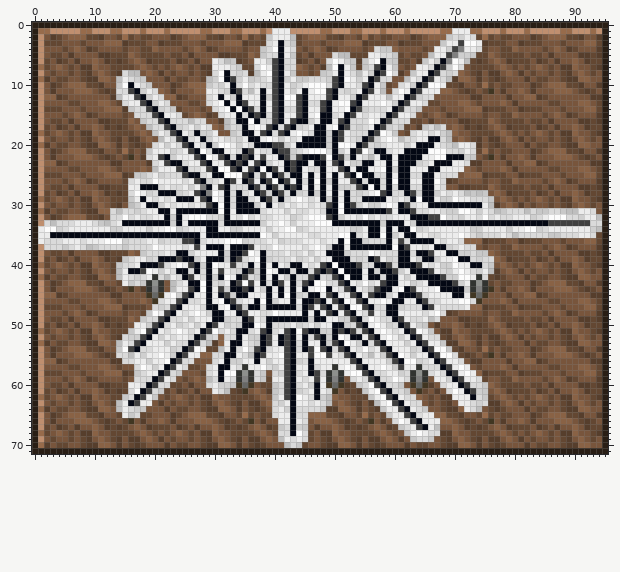
One commit to this sprite sheet: Items/Placeable/Painting/EyeoftheUniverse.png. This is how it looked before the edit.
The file is 192x144 pixels, drawn in blocks of 2x2; one block is one cell here. Colours within 5 levels of each other are drawn and written as one.
The same view after the edit:
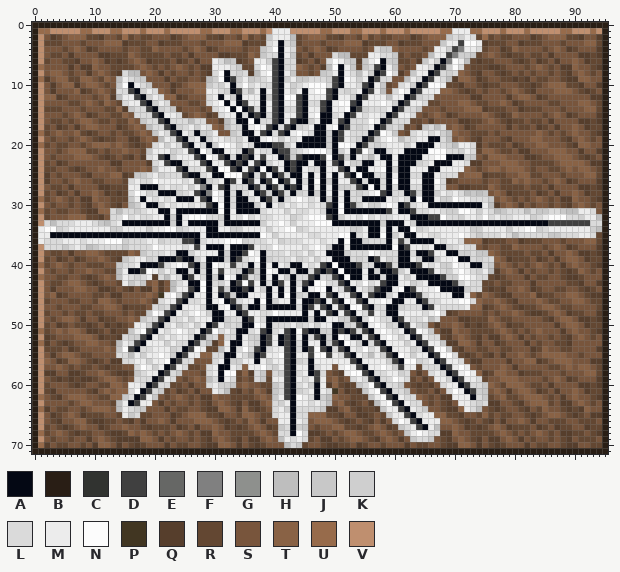
Palette (. is transparent): A #040814  B #291e15  C #313330  D #404040  E #666765  F #808080  G #8e908d  H #bebebe  J #c8c8c8  K #cfcfcf  L #dadada  M #ececec  N #fcfcfc  P #413622  Q #563e2c  R #634732  S #78553c  T #896245  U #976b4b  V #bf8f6f
Message: Update Eye of the Universe tile/item Also update Elemental Excalibur
From old to new:
y 4: x 78 R -> Q
y 5: x 75 R -> S; x 79 R -> Q
y 6: x 4 Q -> S; x 6 S -> R; x 76..77 ST -> RS; x 79 Q -> S; x 81 R -> Q
y 7: x 2 R -> S; x 4 T -> S; x 6 R -> Q; x 76..78 RST -> QQR; x 80 R -> S
y 8: x 3..4 RS -> TT; x 8 R -> S; x 76..79 QQST -> SRQR; x 81 Q -> R
y 9: x 4..11 RRSSRQQT -> TTRRTTSR; x 75..77 SRQ -> RSS; x 79..81 SSS -> RQR
y 10: x 4..5 RS -> ST; x 7..12 TTRRQS -> QSTTSR; x 75 U -> Q; x 77..79 SRR -> RSS; x 81..82 SS -> RR
y 11: x 8..9 TT -> QR; x 11..12 RQ -> TS; x 76 P -> S; x 78 Q -> R; x 80..82 STS -> TSR
y 12: x 10 S -> R; x 12 S -> T; x 81 S -> T; x 83 T -> S
y 13: x 9 S -> T; x 11 T -> R; x 75 S -> R; x 81 S -> R
y 14: x 12..13 TT -> RR
y 15: x 13..15 SSR -> RRT; x 75 R -> T; x 77..78 SR -> RQ
y 16: x 6 Q -> R; x 8..9 SS -> TT; x 11..13 QQR -> RRS; x 75 R -> S; x 79 R -> Q
y 17: x 9 S -> T; x 12..13 QR -> SS; x 74..75 QR -> SS; x 77 T -> S; x 80 R -> S
y 18: x 6..8 RSQ -> STR; x 10 T -> R; x 14 R -> S; x 76..78 RST -> SRS; x 80 R -> S; x 82 R -> S; x 88..89 QQ -> RS
y 19: x 8..12 RQSTS -> TSRQR; x 14 Q -> S; x 76..79 QQST -> SSRQ; x 81 Q -> S; x 83..84 RS -> TT; x 86 R -> S
y 20: x 2 Q -> R; x 9..10 QQ -> ST; x 14 Q -> T; x 77 Q -> R; x 80..82 SSQ -> QRS; x 84..85 RR -> TT; x 88..89 RQ -> SR
y 21: x 3 Q -> S; x 11..12 QS -> SR; x 14..16 RUR -> STS; x 75..76 UR -> TT; x 81..84 SSQR -> QQSS; x 89..90 RR -> SS
y 22: x 3 Q -> R; x 16 P -> Q; x 76..78 PSQ -> TTT; x 81..82 TS -> SQ; x 84 S -> R
y 23: x 2..3 TT -> RS; x 78..80 SQS -> TTT; x 82..84 TTQ -> SRR; x 86 S -> R; x 88..91 SSSS -> TTTT
y 24: x 2..3 SS -> RR; x 7..8 RS -> QR; x 12 T -> S; x 76..81 SSTSQS -> TTSTTT; x 83 S -> R; x 89 S -> T
y 25: x 2..3 RR -> QS; x 9 S -> Q; x 12 T -> S; x 81..82 QR -> TT
y 26: x 2 S -> Q; x 9 Q -> S; x 11 S -> R; x 82 S -> T
y 31: x 2 Q -> R
y 32: x 2..4 SQR -> RSS
y 38: x 9..12 SSQQ -> TTSR; x 89 S -> T
y 39: x 8 S -> R; x 10..12 TSQ -> STS; x 89 S -> T
y 40: x 8..11 QQTS -> SRRR; x 13 R -> S; x 89 Q -> S
y 41: x 8..9 RQ -> ST; x 11..12 TS -> SR; x 90 S -> R
y 42: x 2 Q -> S; x 10..11 QT -> RS; x 20 C -> Q; x 74 C -> L; x 91..92 TT -> RS
y 43: x 3 Q -> R; x 8 T -> S; x 10..11 RQ -> QR; x 19..21 CGC -> STQ; x 73..75 CGC -> LLR; x 84 R -> S; x 86..88 TTT -> SSS
y 44: x 9 T -> S; x 11 R -> Q; x 16 P -> Q; x 19..21 CFC -> QTQ; x 73..77 CFCPS -> LLRQR; x 84 S -> R; x 87..89 TTT -> RRS
y 45: x 2 T -> S; x 10..11 SS -> RR; x 19..20 PE -> TS; x 73..75 PEP -> TRT; x 77..78 SS -> RQ; x 82 T -> S; x 86 S -> R; x 89..90 SS -> TT; x 92 S -> R
y 46: x 2 S -> R; x 10 S -> R; x 20 P -> Q; x 74 P -> T; x 77..79 STS -> TSR; x 84 S -> T; x 90 S -> T; x 92..93 TS -> SR
y 47: x 2..3 RR -> SS; x 9 S -> R; x 14 T -> S; x 77..78 RR -> ST; x 80 S -> R; x 84..86 RSS -> STT; x 89 S -> R; x 92..93 TT -> SS
y 48: x 2 S -> R; x 7..9 TSQ -> RRS; x 11 S -> R; x 17 S -> R; x 77..79 SRR -> RSS; x 82..84 SSS -> RQQ; x 91 S -> R
y 49: x 4..6 RSQ -> STT; x 8 S -> Q; x 12 Q -> R; x 14..15 RR -> SS; x 80..81 RR -> SS; x 83..85 RRS -> SSR; x 88..89 SS -> TT
y 50: x 7..10 QSST -> RRQR; x 82 R -> S; x 84..85 QR -> SS; x 89 S -> T
y 51: x 6..8 RSQ -> TTS; x 10..11 TS -> QR; x 13 R -> Q; x 86 R -> S; x 89 Q -> S
y 52: x 2 S -> Q; x 6..9 RSRQ -> STTT; x 11..12 TS -> QR
y 53: x 5..6 RS -> QR; x 8..13 RQQTTS -> STTSSR; x 76 R -> S; x 85 R -> S; x 87 S -> R; x 90..92 QTT -> SSS
y 54: x 2..3 SQ -> RR; x 6..12 TTTRRQS -> QRSSSST; x 75..76 UR -> RS; x 85..88 STTT -> TSSR; x 90..91 RQ -> SS
y 55: x 5..9 SSTTT -> TTSRR; x 11..13 RQR -> SSS; x 76 P -> Q; x 83 Q -> R; x 85..86 SS -> TT; x 89 T -> S; x 92..93 QR -> SS
y 56: x 3 T -> S; x 6..7 SS -> TT; x 9..11 SSS -> RQR; x 87..89 SSS -> TTT
y 57: x 4 S -> T; x 7..9 RSS -> SRR; x 11..13 TTS -> RQR; x 35 C -> T; x 50 C -> S; x 64 C -> R; x 89 S -> T
y 58: x 2..4 RRR -> QQS; x 6..7 SS -> QQ; x 11..14 STTT -> TSRQ; x 34..36 CGC -> RTQ; x 49..51 CGC -> SRQ; x 63..65 CGC -> SQS; x 77..78 RR -> TT
y 59: x 3..4 SS -> RQ; x 6..8 STS -> QRQ; x 12..13 SS -> TT; x 34..36 CFC -> RSR; x 49..51 CFC -> STR; x 63..65 CFC -> RSQ; x 78..79 RR -> TT
y 60: x 2..4 SRR -> RSS; x 6..8 QSS -> RQR; x 11..15 QQRRR -> RRTTS; x 34..36 PEP -> STS; x 49..51 PEP -> QTR; x 63..65 PEP -> RQR; x 79..81 RRR -> TTT
y 61: x 3..5 SQR -> QSS; x 7 Q -> S; x 9..10 ST -> RQ; x 12..15 QRQR -> TSTT; x 35..36 PS -> SR; x 64 P -> R; x 80..82 RRR -> STT
y 62: x 2..4 RST -> SRQ; x 6..14 RSQQTSSRR -> TTTSSRRTT; x 79 S -> R; x 82..83 RS -> TT; x 89 Q -> S
y 63: x 3 R -> S; x 8..9 RQ -> TT; x 11 T -> S; x 52..54 SRQ -> RQR; x 79..80 TS -> SR; x 83..85 RSS -> TTT; x 88 R -> Q
y 64: x 9..10 QQ -> ST; x 35 S -> T; x 51 T -> S; x 53 S -> R; x 55 S -> R; x 81 S -> R; x 85 R -> T; x 90..91 QT -> RQ
y 65: x 7..8 TT -> SQ; x 11 Q -> R; x 35..36 UR -> TT; x 54..55 RU -> QQ; x 75 U -> T; x 82 S -> R; x 88 T -> S; x 90..91 RQ -> QR; x 93 S -> Q
y 66: x 3..4 QS -> RQ; x 9..12 TSRQ -> RQQR; x 16 P -> Q; x 36 P -> T; x 56 P -> Q; x 76 P -> Q; x 86..89 STTT -> RRRS; x 92 Q -> R
y 67: x 4..8 QRSQS -> RQRST; x 10..15 TSQRQR -> SQRSST; x 17..18 TS -> SR; x 47 Q -> R; x 51..52 SQ -> TR; x 88..90 SST -> RRS
y 68: x 7..10 SQQT -> QRRS; x 12..14 SRR -> RQQ; x 16 R -> T; x 46..50 RSQQT -> QQRSR; x 52..54 SRR -> TTS; x 90..91 TS -> RR
y 69: x 8 R -> S; x 15 S -> Q; x 18 S -> T; x 48 R -> Q; x 51 T -> R; x 53..54 RQ -> TT; x 56 Q -> R; x 91..92 TS -> RR
y 70: x 9 Q -> S; x 51..52 TT -> RR; x 55..57 SRQ -> RSS; x 91..94 TTSS -> SSRR
